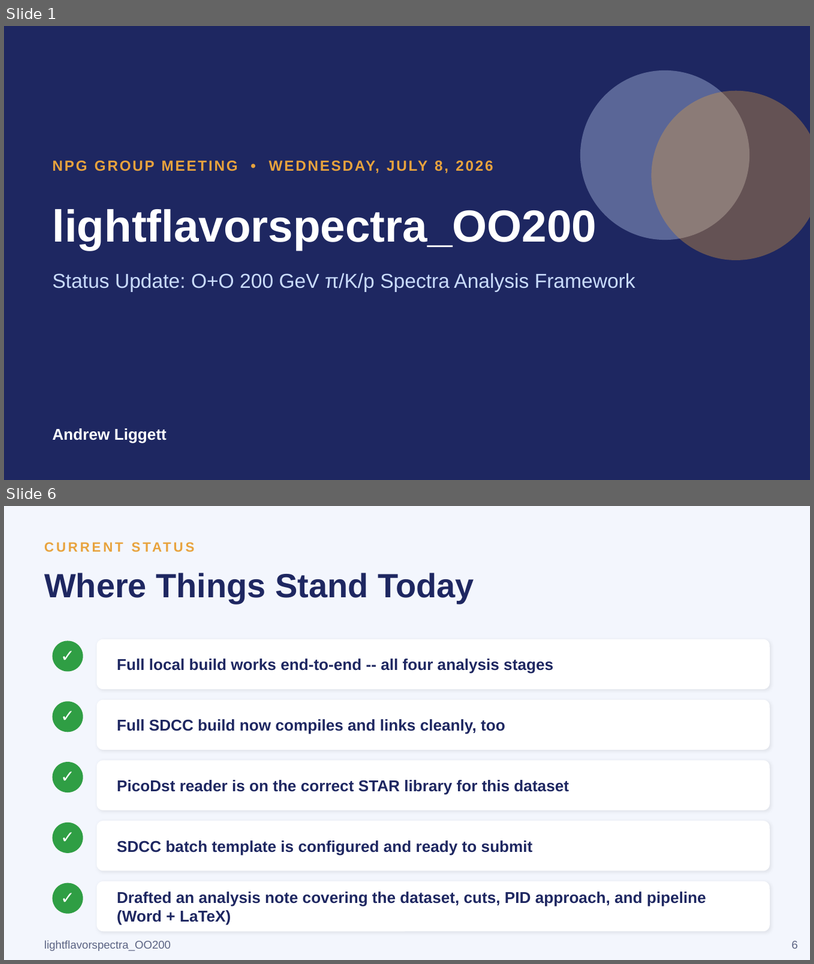
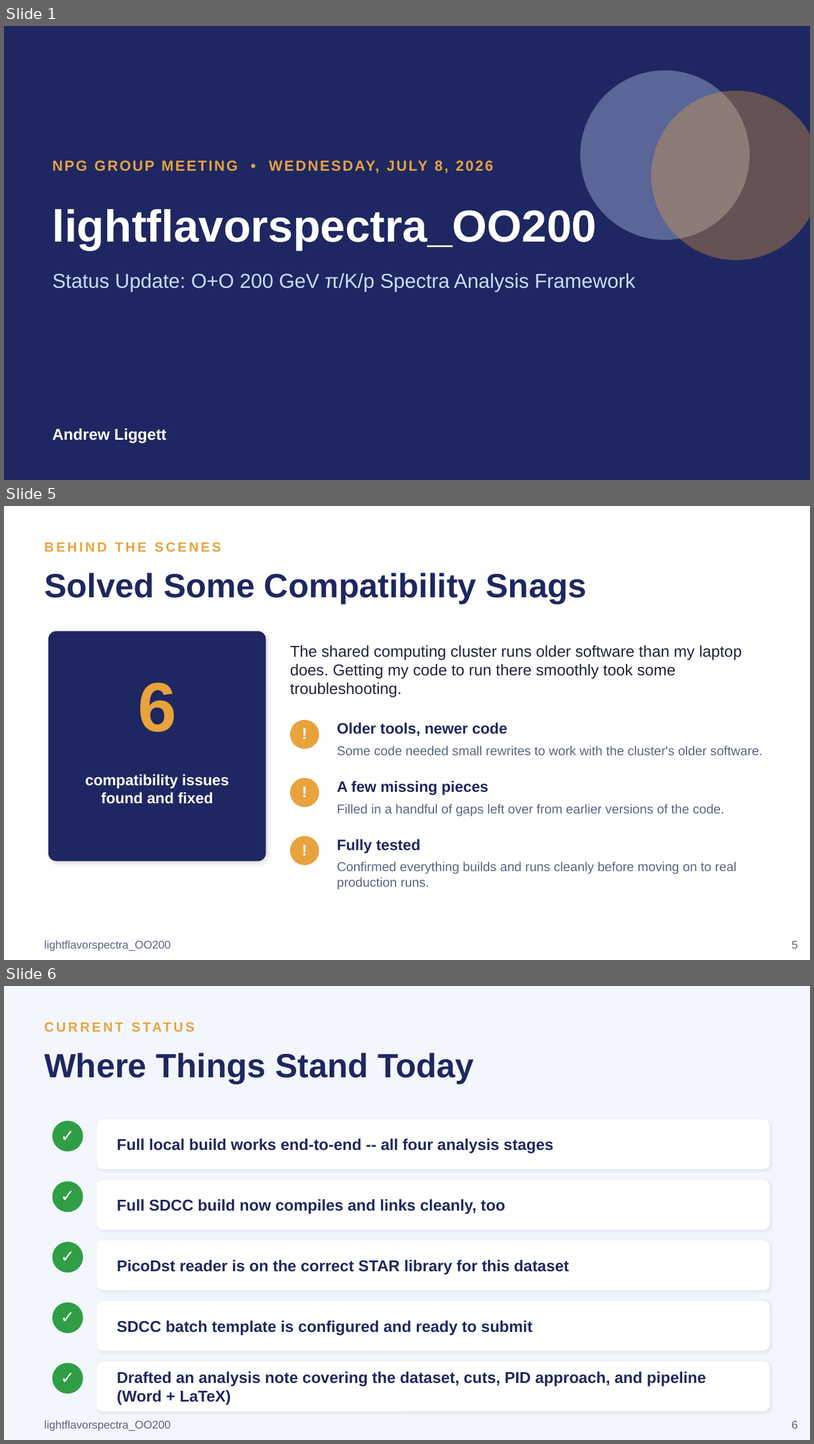
Before and after one commit to liggett2820/lightflavorspectra_OO200, a slide deck: docs/lightflavorspectra_OO200_Status_Update.pptx. Shown one above the other, each under a label of ours: slides 1 and 6 before the commit, slides 1, 5 and 6 after it; the slides between them are not shown. The pictures are 814x964 and 814x1444 pixels, drawn with LibreOffice and Linux fonts; fonts in the diff are those of the drawing. Boxes give left, top, right and bottom in pixels: in the first picture for what was removed or moved away, otherwise in the second. Text is boxed around its words. In the diff, an @@ line names an element or a change of style, - is before the commit and + after.

```diff
--- a/docs/lightflavorspectra_OO200_Status_Update.pptx
+++ b/docs/lightflavorspectra_OO200_Status_Update.pptx
@@ slide 5 added at (x1=4, y1=506, x2=810, y2=960), background #FFFFFF @@
@@ text added at (x1=44, y1=542, x2=221, y2=552), 12 pt, text #E8A33D, bold @@
+BEHIND THE SCENES
@@ text added at (x1=44, y1=573, x2=587, y2=603), 30 pt, text #1E2761, bold @@
+Solved Some Compatibility Snags
@@ rounded rectangle added at (x1=48, y1=631, x2=266, y2=861), fill #1E2761 @@
@@ text added at (x1=290, y1=645, x2=742, y2=697), 14 pt, text #20233B @@
+The shared computing cluster runs older software than my laptop does. Getting my code to run there smoothly took some troubleshooting.
@@ text added at (x1=138, y1=682, x2=176, y2=732), 62 pt, text #E8A33D, bold @@
+6
@@ ellipse added at (x1=290, y1=720, x2=320, y2=749), fill #E8A33D @@
@@ text added at (x1=290, y1=718, x2=320, y2=747), 14 pt, text #FFFFFF, bold @@
+!
@@ text added at (x1=337, y1=722, x2=508, y2=736), 13.5 pt, text #1E2761, bold @@
+Older tools, newer code
@@ text added at (x1=337, y1=745, x2=763, y2=755), 11.5 pt, text #5B6382 @@
+Some code needed small rewrites to work with the cluster's older software.
@@ text added at (x1=85, y1=774, x2=229, y2=804), 13.5 pt, text #FFFFFF, bold @@
+compatibility issues
+found and fixed
@@ ellipse added at (x1=290, y1=778, x2=320, y2=807), fill #E8A33D @@
@@ text added at (x1=290, y1=776, x2=320, y2=805), 14 pt, text #FFFFFF, bold @@
+!
@@ text added at (x1=337, y1=780, x2=489, y2=795), 13.5 pt, text #1E2761, bold @@
+A few missing pieces
@@ text added at (x1=337, y1=804, x2=725, y2=816), 11.5 pt, text #5B6382 @@
+Filled in a handful of gaps left over from earlier versions of the code.
@@ ellipse added at (x1=290, y1=836, x2=320, y2=865), fill #E8A33D @@
@@ text added at (x1=290, y1=835, x2=320, y2=864), 14 pt, text #FFFFFF, bold @@
+!
@@ text added at (x1=337, y1=838, x2=421, y2=853), 13.5 pt, text #1E2761, bold @@
+Fully tested
@@ text added at (x1=337, y1=861, x2=737, y2=889), 11.5 pt, text #5B6382 @@
+Confirmed everything builds and runs cleanly before moving on to real production runs.
@@ text added at (x1=44, y1=940, x2=171, y2=951), 10 pt, text #5B6382 @@
+lightflavorspectra_OO200
@@ text added at (x1=792, y1=940, x2=798, y2=948), 10 pt, text #5B6382 @@
+5
```
Also in this commit, not shown: 4 slides changed, 3 other slides added.
